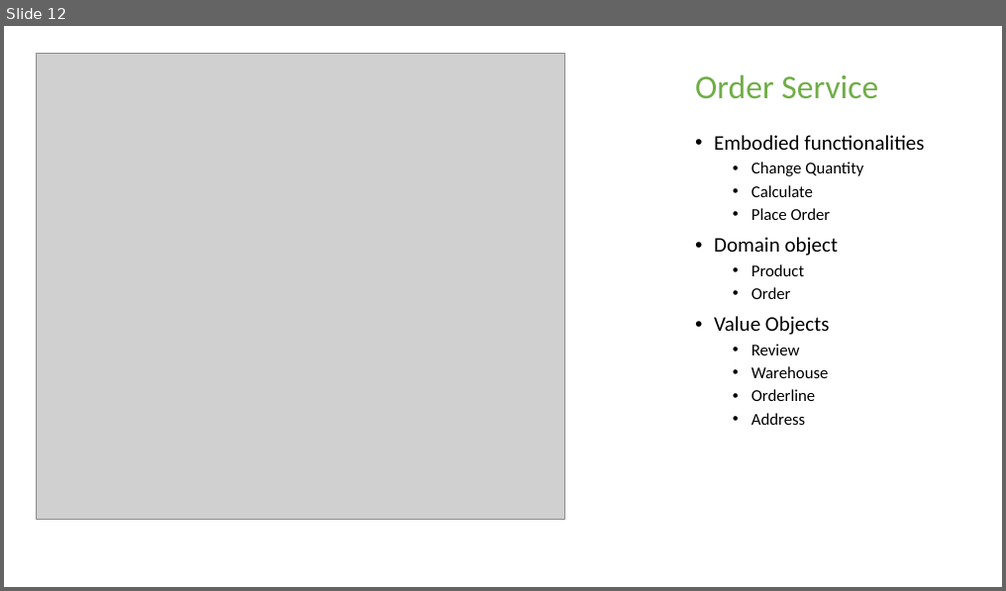
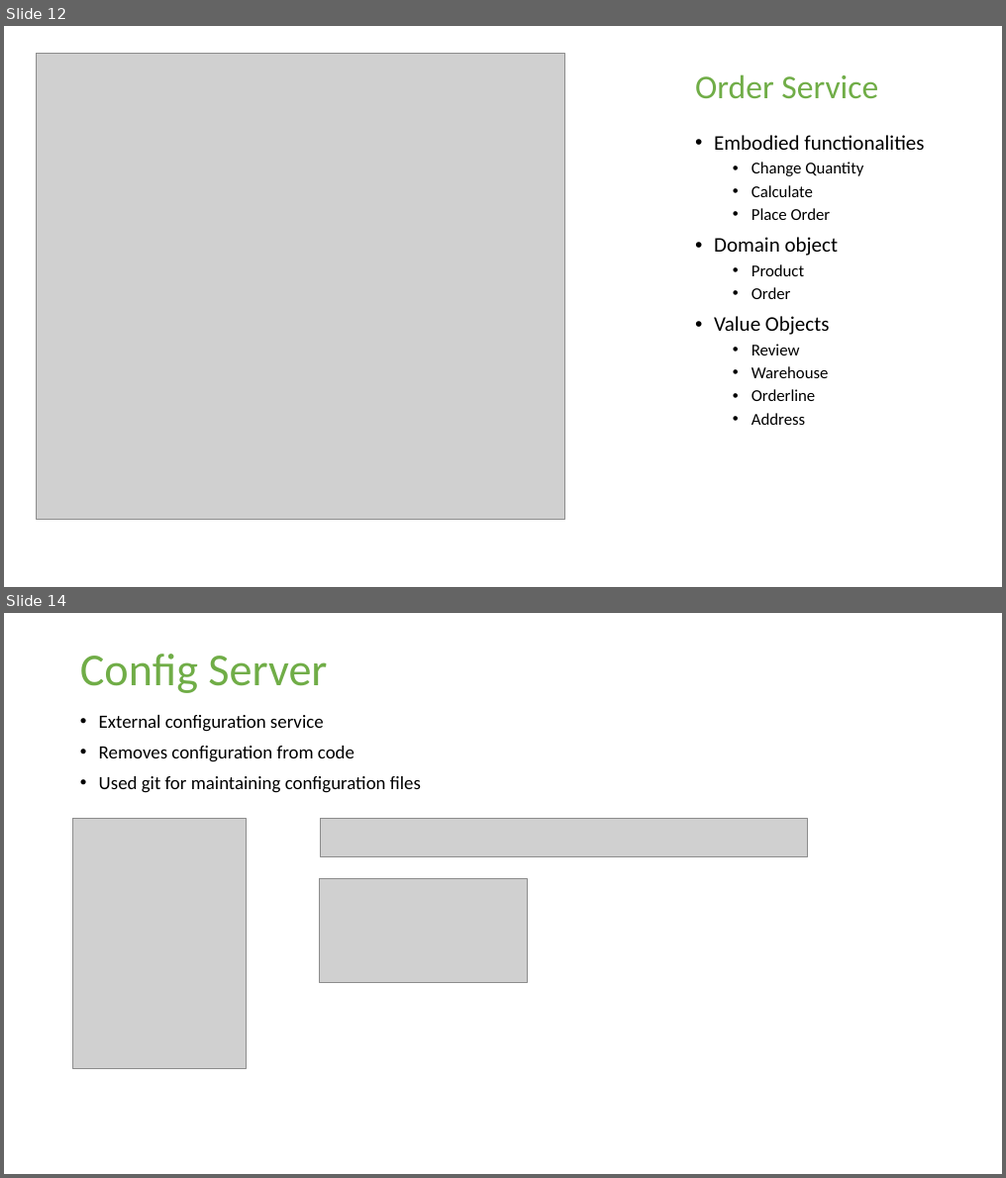
Before and after one commit to Technomax/Swa.WebStore, a slide deck: Documents/WebStore Presentation.pptx. Shown one above the other, each under a label of ours: slide 12 before the commit, slides 12 and 14 after it; the slides between them are not shown. The pictures are 1006x591 and 1006x1178 pixels, drawn with LibreOffice and Linux fonts; fonts in the diff are those of the drawing; grey boxes stand for pictures; background and template pictures are left out. Boxes give left, top, right and bottom in pixels: in the first picture for what was removed or moved away, otherwise in the second. Text is boxed around its words. In the diff, an @@ line names an element or a change of style, - is before the commit and + after.

```diff
--- a/Documents/WebStore Presentation.pptx
+++ b/Documents/WebStore Presentation.pptx
@@ slide 14 added at (4,613,1002,1174), background picture (left out) @@
@@ title added at (80,654,327,693), 44 pt, text #70AD47 @@
+Config Server
@@ text added at (99,715,421,793), 18 pt, text #000000 @@
+• External configuration service
+• Removes configuration from code
+• Used git for maintaining configuration files
@@ picture added at (73,819,246,1069) @@
@@ picture added at (321,819,807,858) @@
@@ picture added at (319,878,528,982) @@
```
Also in this commit, not shown: 3 other slides added, 4 other files.
